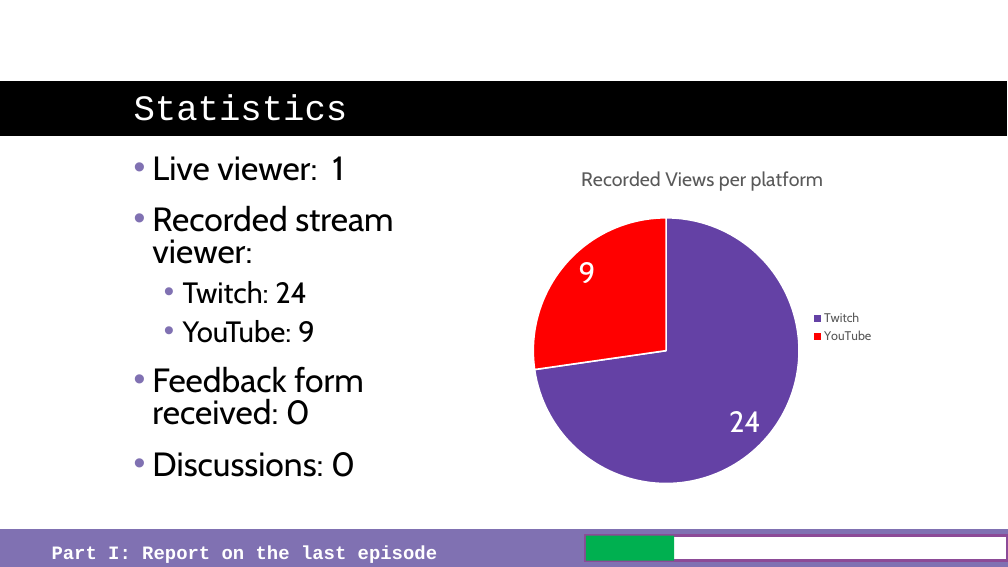
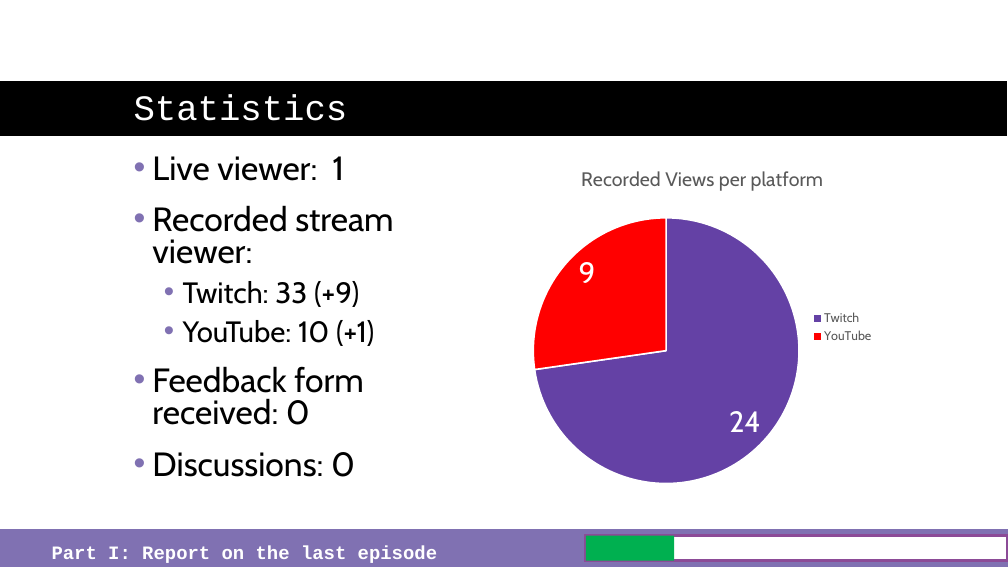
Before and after one commit to just-the-benno/BlazQ, a slide deck: slide 6 of episode3/media/slides-episode-03.pptx. Drawn at 1008x567 pixels with LibreOffice and Linux fonts; fonts in the diff are those of the drawing; background and template pictures are left out. Boxes give left, top, right and bottom in pixels: in the first picture for what was removed or moved away, otherwise in the second. Text is boxed around its words. In the diff, an @@ line names an element or a change of style, - is before the commit and + after.

```diff
--- a/episode3/media/slides-episode-03.pptx
+++ b/episode3/media/slides-episode-03.pptx
@@ text at <box>183,281,374,346</box>: text changed @@
-  • Twitch: 24
-  • YouTube: 9
+  • Twitch: 33 (+9)
+  • YouTube: 10 (+1)
```
Also in this commit, not shown: 13 other slides changed, 2 other files.
